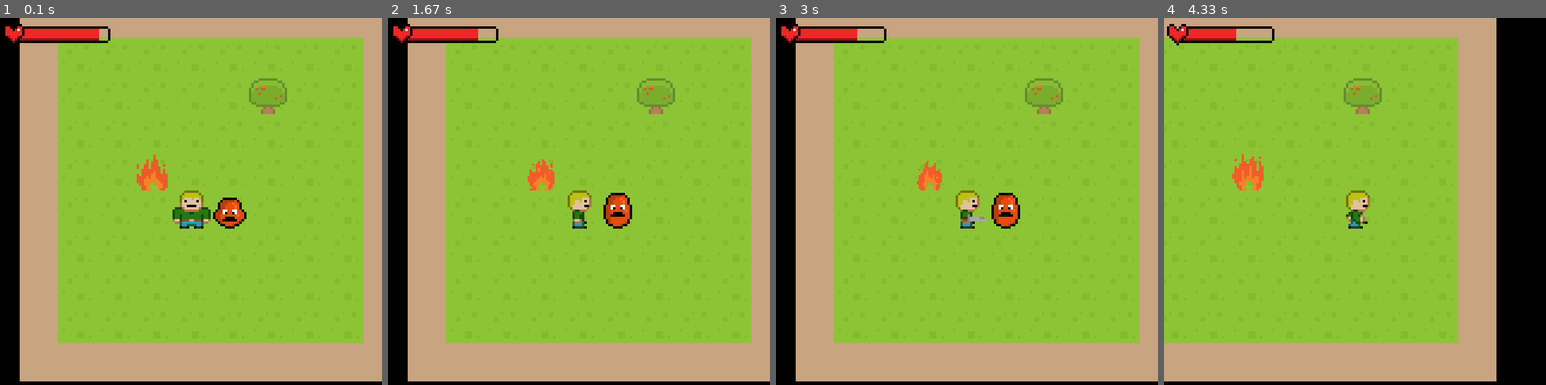
Above: before the commit, frames 1-4 (left to right).
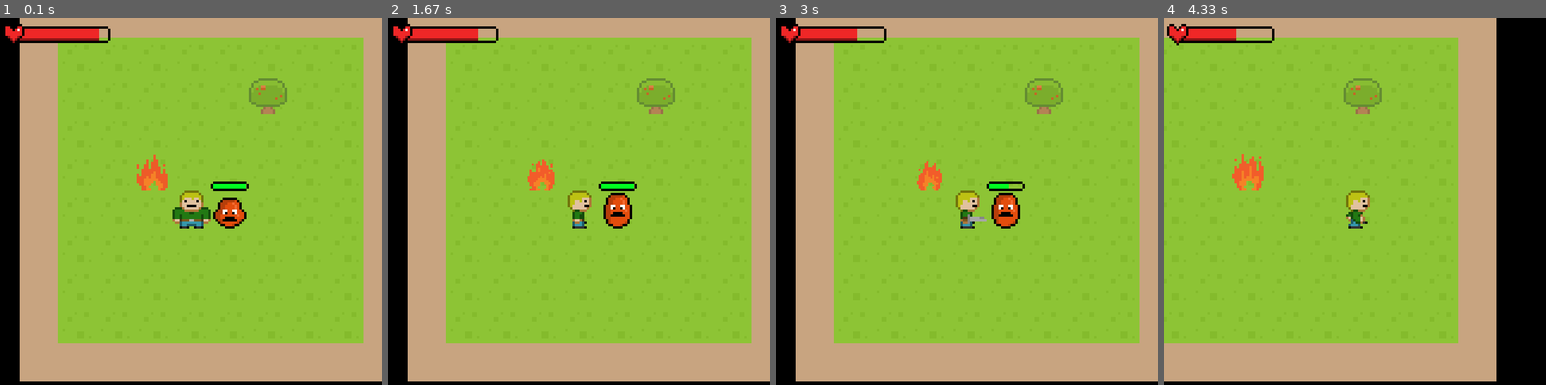
Above: after the commit, the same moments.

Repository: Flashweb14/PyGameRPG
Game: pygame game, started from RPG/__main__.py
The game is run twice, just before and just after one commit, with the same random seed, the same clock (stepped at 60 frames per second) and the same inputs.
Inputs:
- Up to frame 1 (0.1 s): no input
- Up to frame 2 (1.67 s): hold D 0.33-0.8 s; hold D 0.83-1.13 s; hold D 1.17-1.63 s
- Up to frame 3 (3 s): hold D 1.67-2.2 s; hold D 2.23-2.53 s; tap Space at 2.57, 2.97 s; hold D from 2.9 s (still down)
- Up to frame 4 (4.33 s): tap Space at 3.27, 3.4, 3.8, 4.1 s; release D at 3.3 s; hold D 3.33-3.7 s; hold D from 3.73 s (still down)

The runs differ from the first frame. In frame 1, 0.2% of the frame differs, in the area x 55-66%, y 44-48%; in frame 2, 0.2%; in frame 3, 0.2%; in frame 4, nothing differs.

Commit message:
:sparkles: Добавление индикатора hp над врагами

Diff:
--- a/RPG/scripts/base_enemy.py
+++ b/RPG/scripts/base_enemy.py
@@ -1,13 +1,14 @@
 import pygame
 from RPG.scripts.game_object import GameObject
-from RPG.scripts.consts import TILE_SIZE
+from RPG.scripts.hp_bar_npc import HealthBarNPC
 
 
 class BaseEnemy(GameObject):
-    def __init__(self, game, image, x, y, hp, damage):
+    def __init__(self, game, image, x, y, max_hp, damage):
         super().__init__(game, image,
                          x, y, game.all_sprites, game.enemy_group)
-        self.hp = hp
+        self.hp = 5
+        self.max_hp = max_hp
         self.damage = damage
-
-# TODO Полоску HP над врагами
+        self.max_hp = max_hp
+        self.hp_bar = HealthBarNPC(game, self)
--- a/RPG/scripts/consts.py
+++ b/RPG/scripts/consts.py
@@ -34,3 +34,5 @@
 RED_SLIME_3 = load_image('resources/sprites/enemies/red_slime/red_slime_3.png')
 
 HP_BAR_FULL = load_image('resources/sprites/gui/hp_bar/hp_bar_10.png')
+HP_BAR_NPC = load_image('resources/sprites/gui/npc_hp_bar.png')
+#HP_BAR_NPC = load_image('resources/sprites/enemies/red_slime/red_slime_1.png')
--- a/RPG/scripts/game.py
+++ b/RPG/scripts/game.py
@@ -6,6 +6,7 @@
 from RPG.scripts.gui import HealthBar
 from RPG.scripts.fire import Fire
 from RPG.scripts.red_slime import RedSlime
+from RPG.scripts.hp_bar_npc import HealthBarNPC
 
 pygame.init()
 
--- a/RPG/scripts/game_processes/main_process.py
+++ b/RPG/scripts/game_processes/main_process.py
@@ -19,7 +19,7 @@
             if sprite not in game.gui_group:
                 game.camera.apply(sprite)
         game.all_sprites.update()
-        game.screen.fill((0, 0, 0))
+        game.screen.fill((pygame.Color('black')))
         game.all_sprites.draw(game.screen)
         game.clock.tick(game.FPS)
         if game.count < game.FPS:
--- /dev/null
+++ b/RPG/scripts/hp_bar_npc.py
@@ -0,0 +1,15 @@
+import pygame
+from RPG.scripts.game_object import GameObject
+from RPG.scripts.consts import HP_BAR_NPC
+
+
+class HealthBarNPC(GameObject):
+    def __init__(self, game, npc):
+        super().__init__(game, HP_BAR_NPC, npc.rect.x, npc.rect.y - 20, game.all_sprites)
+        self.npc = npc
+
+    def update(self):
+        self.rect.x = self.npc.rect.x
+        self.rect.y = self.npc.rect.y - 15
+        pygame.draw.rect(self.image, (0, 0, 0, 0), (4, 4, 56, 8))
+        pygame.draw.rect(self.image, (0, 255, 33), (4, 4, 56 // self.npc.max_hp * self.npc.hp, 8))
--- a/RPG/scripts/red_slime.py
+++ b/RPG/scripts/red_slime.py
@@ -2,6 +2,7 @@
 from RPG.scripts.base_enemy import BaseEnemy
 from RPG.scripts.utilities import load_image
 from RPG.scripts.consts import RED_SLIME_1, RED_SLIME_2, RED_SLIME_3, TILE_SIZE
+from RPG.scripts.hp_bar_npc import HealthBarNPC
 
 
 class RedSlime(BaseEnemy):
@@ -32,3 +33,4 @@
         for group in self.game.groups:
             if self in group:
                 group.remove(self)
+        self.game.all_sprites.remove(self.hp_bar)
Binary file added: RPG/resources/sprites/gui/npc_hp_bar.png
